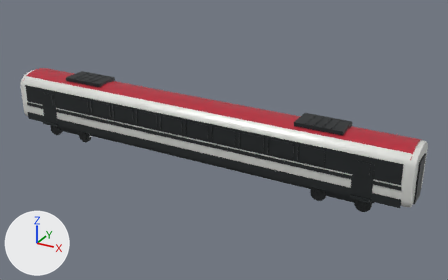
A saved change to the glTF model public/models/railjet-lab/blender/railjet-classic-economy.glb.
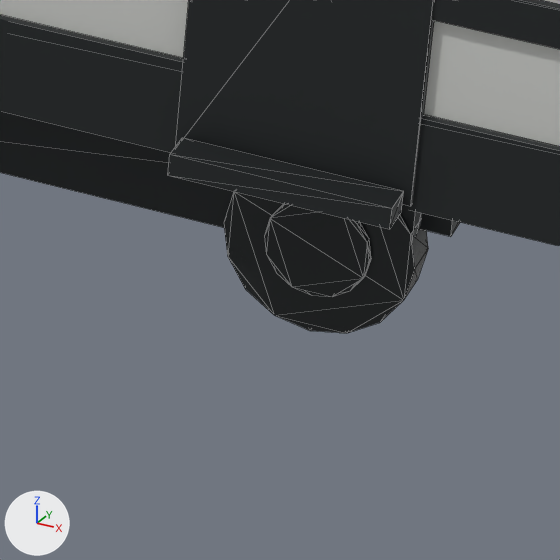
The first picture shows the older version from a 50 mm camera at (18.2, -29.9, 16.8) aimed at (1.5, 0.6, 1.6). The close-ups show the older and then the newer version on the part from 75% to 86% of the width and 65% to 83% of the height of that picture. Only the edits that show in the close-ups are written down. Lighting does not change. The marker at lower left points along +X, +Y and +Z. The close-ups show mesh edges as thin lines. Where no turn or scale is listed for an object, it has been applied to the vertices.

The first close-up shows 'economy_bogie_b_brake_disc_-1_1', 'economy_bogie_b_sideframe_-1', 'economy_bogie_b_wheel_-1_1', 'economy_door_-1_1', 'economy_door_step_-1_1', 'economy_lower_skirt_-1', 'economy_red_belt_-1', 'railjet_economy_lofted_body' and 1 more.
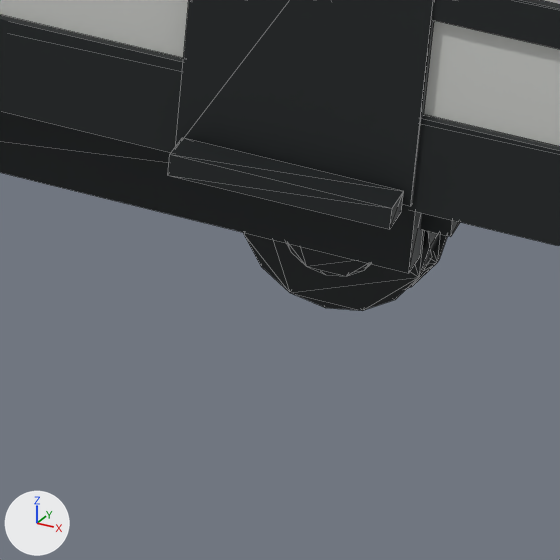
Pixel boxes (x1, y1, x2, y2) of what changed, in the close-ups (560 x 560 px):
'economy_bogie_b_wheel_-1_1', moved
    before: (224, 191, 428, 333)
    after: (243, 230, 440, 310)
'economy_bogie_b_brake_disc_-1_1', moved
    before: (264, 204, 371, 297)
    after: (286, 243, 370, 276)
'economy_bogie_b_flange_-1_1', added
    after: (408, 234, 447, 288)

What changed in the scene script:
```text
Change ob_economy_bogie_b_brake_disc__1_1:
    ob_economy_bogie_b_brake_disc__1_1.location: (1.25, -1.085, 0.46) -> (1.25, -0.863, 0.46)
Change ob_economy_bogie_b_wheel__1_1:
    ob_economy_bogie_b_wheel__1_1.location: (1.25, -0.96, 0.46) -> (1.25, -0.718, 0.46)
Add ob_economy_bogie_b_flange__1_1:
    ob_economy_bogie_b_flange__1_1 = bpy.data.objects.new('economy_bogie_b_flange_-1_1', me_rj_unitcylinder_16)
    ob_economy_bogie_b_flange__1_1.parent = ob_economy_bogie_b
    ob_economy_bogie_b_flange__1_1.location = (1.25, -0.613, 0.46)
    ob_economy_bogie_b_flange__1_1.rotation_euler = (1.571, 0.0, 0.0)  # degrees (90, 0, 0)
    ob_economy_bogie_b_flange__1_1.scale = (0.984, 0.984, 0.035)
```
